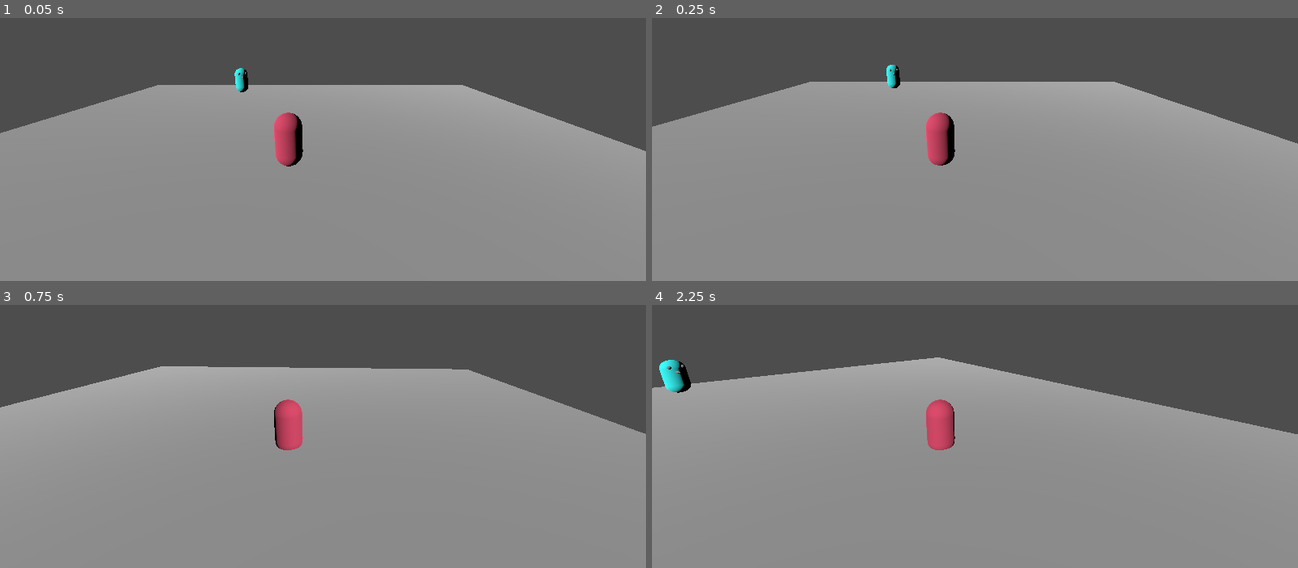
Above: before the commit, frames 1-4 (two rows, left to right).
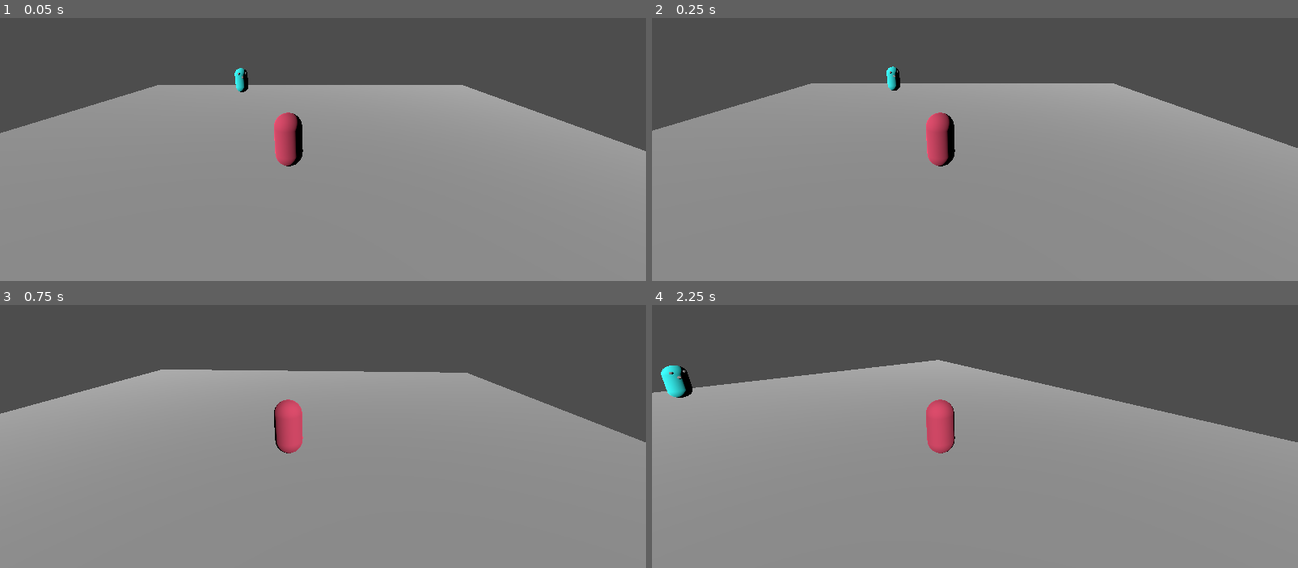
Above: after the commit, the same moments.

Repository: liana-p/narrat-engine
Game: Godot game, scene res://main.tscn
Two runs of this game, one before a commit and one after it. Both use one fixed random seed, a clock stepped at 60 frames per second and the inputs below.
Inputs (mouse positions are in pixels of both pictures, inside the frame that each line leads up to):
- Up to frame 1 (0.05 s): no input
- Up to frame 2 (0.25 s): no input
- Up to frame 3 (0.75 s): move the mouse to (465, 368) at 0.52 s; hold D (right) from 0.53 s (still down)
- Up to frame 4 (2.25 s): move the mouse to (845, 404) at 1.27 s; release D (right) at 1.28 s; hold S (back) 1.28-2.03 s; move the mouse to (1039, 307) at 2.02 s; hold D (right) from 2.03 s (still down)

Frame 1 is identical in both runs. In frame 2, 1.0% of the frame differs, in the area x 0-100%, y 17-57%; in frame 3, 1.7%; in frame 4, 2.0%, in the area x 0-100%, y 19-57%.

Commit message:
feat: finished for now

Diff:
--- a/packages/narrat/examples/games/godot/godot-game/main.tscn
+++ b/packages/narrat/examples/games/godot/godot-game/main.tscn
@@ -9,7 +9,7 @@
 [ext_resource type="PackedScene" uid="uid://c0n3ea08rcv5x" path="res://game/BigSphere.tscn" id="6_eti8p"]
 
 [sub_resource type="BoxShape3D" id="BoxShape3D_1nmaw"]
-size = Vector3(20, 2, 20)
+size = Vector3(30, 2, 30)
 
 [sub_resource type="StandardMaterial3D" id="StandardMaterial3D_nxt86"]
 albedo_color = Color(0.717647, 0.717647, 0.717647, 1)
@@ -51,7 +51,7 @@
 [node name="StaticBody3D" type="StaticBody3D" parent="."]
 
 [node name="CollisionShape3D" type="CollisionShape3D" parent="StaticBody3D"]
-transform = Transform3D(1, 0, 0, 0, 1, 0, 0, 0, 1, 0, -1.31693, 0)
+transform = Transform3D(1, 0, 0, 0, 1, 0, 0, 0, 1, 0, -0.990129, 0)
 shape = SubResource("BoxShape3D_1nmaw")
 
 [node name="Floor" type="MeshInstance3D" parent="StaticBody3D"]
Not shown, changed: packages/narrat/src/examples/godot/scripts/game.narrat
